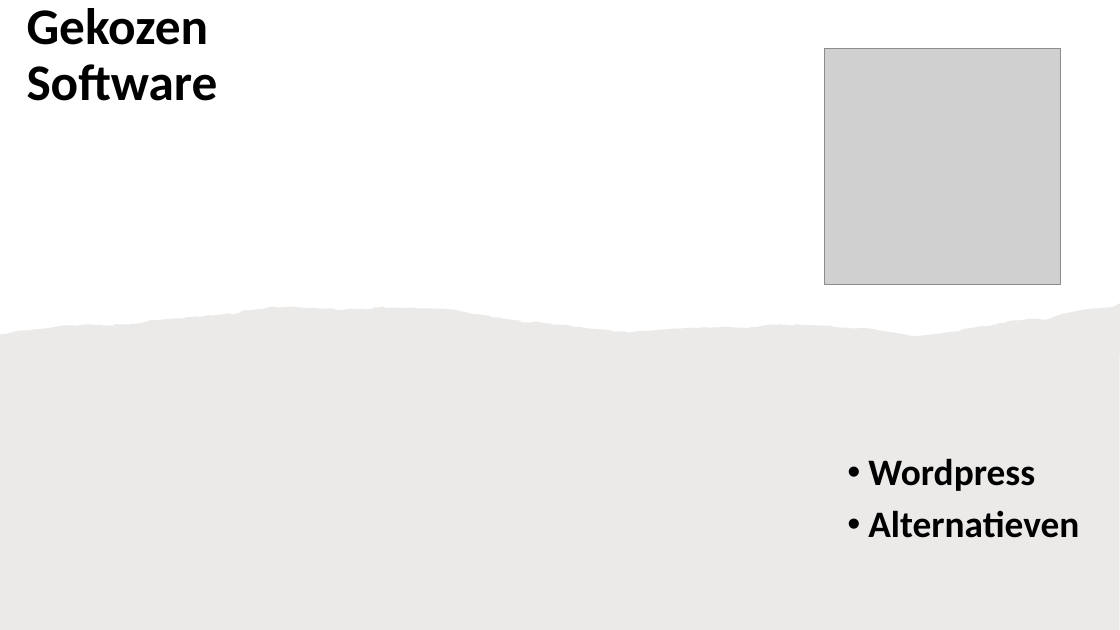
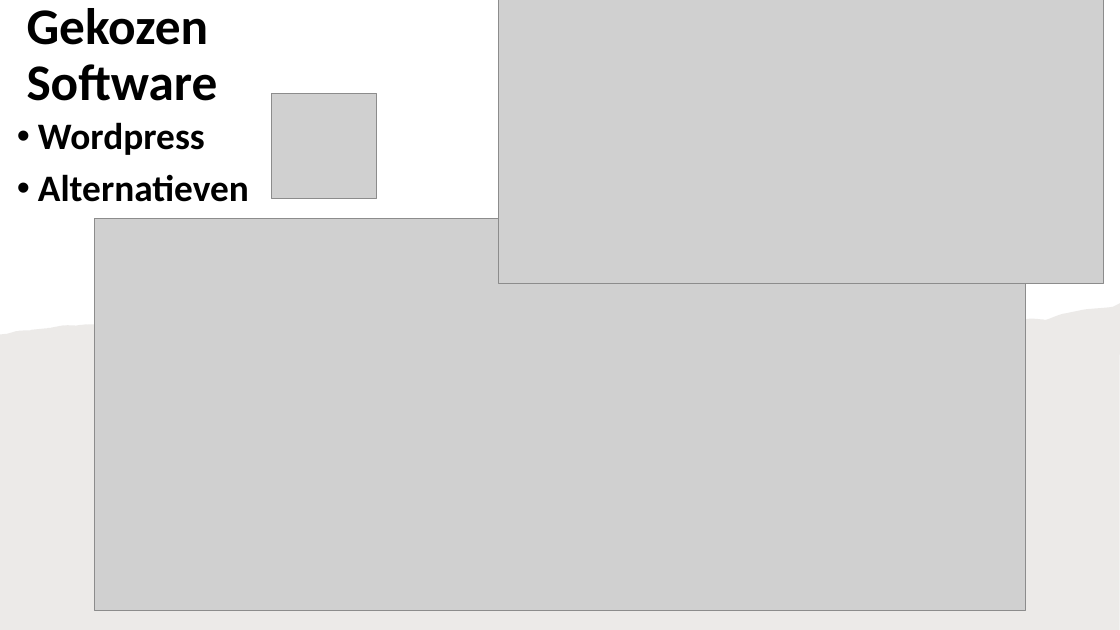
Before and after one commit to DaanoontjeGaming/Verdieping-Software, a slide deck: slide 3 of Presentatie Keuzedeel.pptx. Drawn at 1120x630 pixels with LibreOffice and Linux fonts; fonts in the diff are those of the drawing; grey boxes stand for pictures. Boxes give left, top, right and bottom in pixels: in the first picture for what was removed or moved away, otherwise in the second. Text is boxed around its words. In the diff, an @@ line names an element or a change of style, - is before the commit and + after.

```diff
--- a/Presentatie Keuzedeel.pptx
+++ b/Presentatie Keuzedeel.pptx
@@ picture added at (x1=498, y1=0, x2=1104, y2=283) @@
@@ text "Wordpress" moved from (x1=868, y1=458, x2=1079, y2=538) to (x1=38, y1=122, x2=249, y2=202) @@
@@ picture resized from (x1=824, y1=48, x2=1060, y2=284) to (x1=271, y1=93, x2=376, y2=198) @@
@@ picture added at (x1=95, y1=218, x2=1025, y2=611) @@
```
Also in this commit, not shown: 5 other slides changed, 8 other files.
